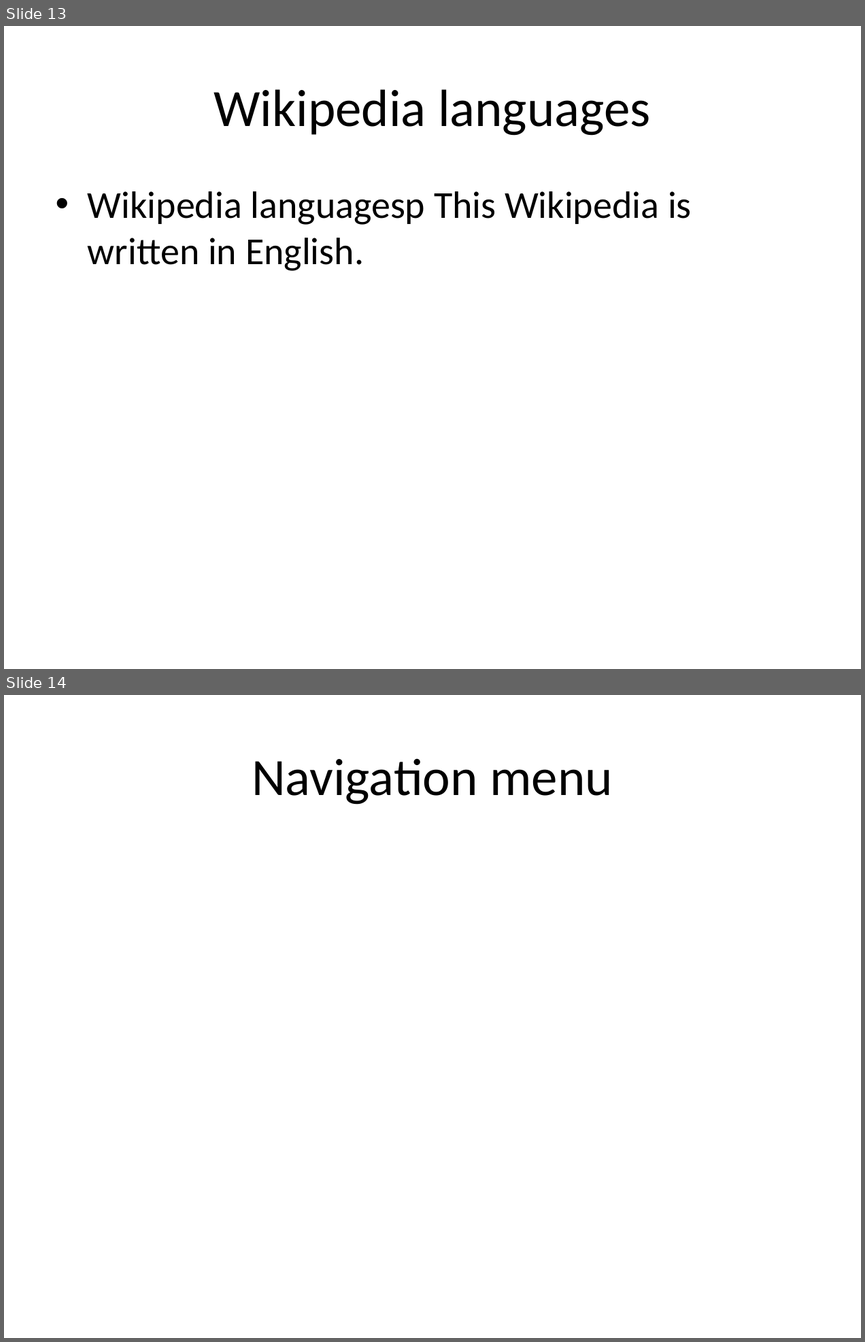
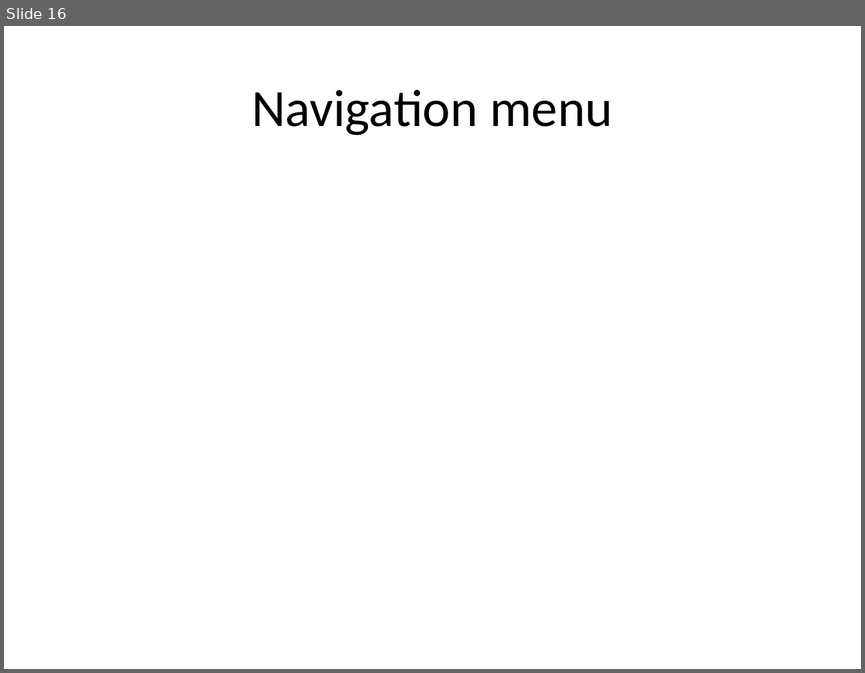
Before and after one commit to eppisai/Uplift---Smart-educational-Platform, a slide deck: AutoPPT-main/AutoPPT-main/something.pptx. Shown one above the other, each under a label of ours: slides 13 and 14 before the commit, slide 16 after it. The pictures are 865x1342 and 865x673 pixels, drawn with LibreOffice and Linux fonts; fonts in the diff are those of the drawing. Boxes give left, top, right and bottom in pixels: in the first picture for what was removed or moved away, otherwise in the second. Text is boxed around its words. In the diff, an @@ line names an element or a change of style, - is before the commit and + after.

```diff
--- a/AutoPPT-main/AutoPPT-main/something.pptx
+++ b/AutoPPT-main/AutoPPT-main/something.pptx
@@ slide 13 removed at (4, 26, 861, 669), background #FFFFFF @@
@@ title removed at (213, 89, 650, 135) @@
-Wikipedia languages
@@ text removed at (88, 191, 691, 271) @@
-• Wikipedia languagesp This Wikipedia is written in English.
@@ what was slide 14 is now slide 16 @@
```
Also in this commit, not shown: 2 slides changed, 13 slides added, 11 other slides removed, 10 other files.
